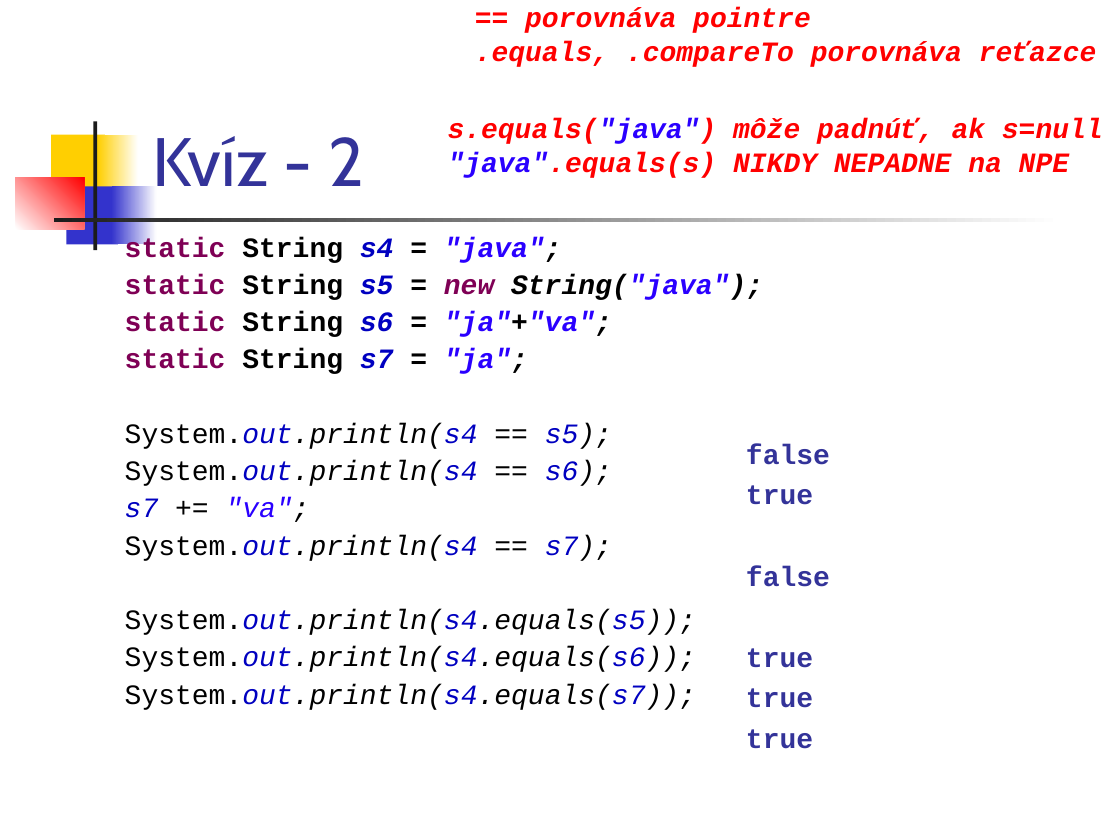
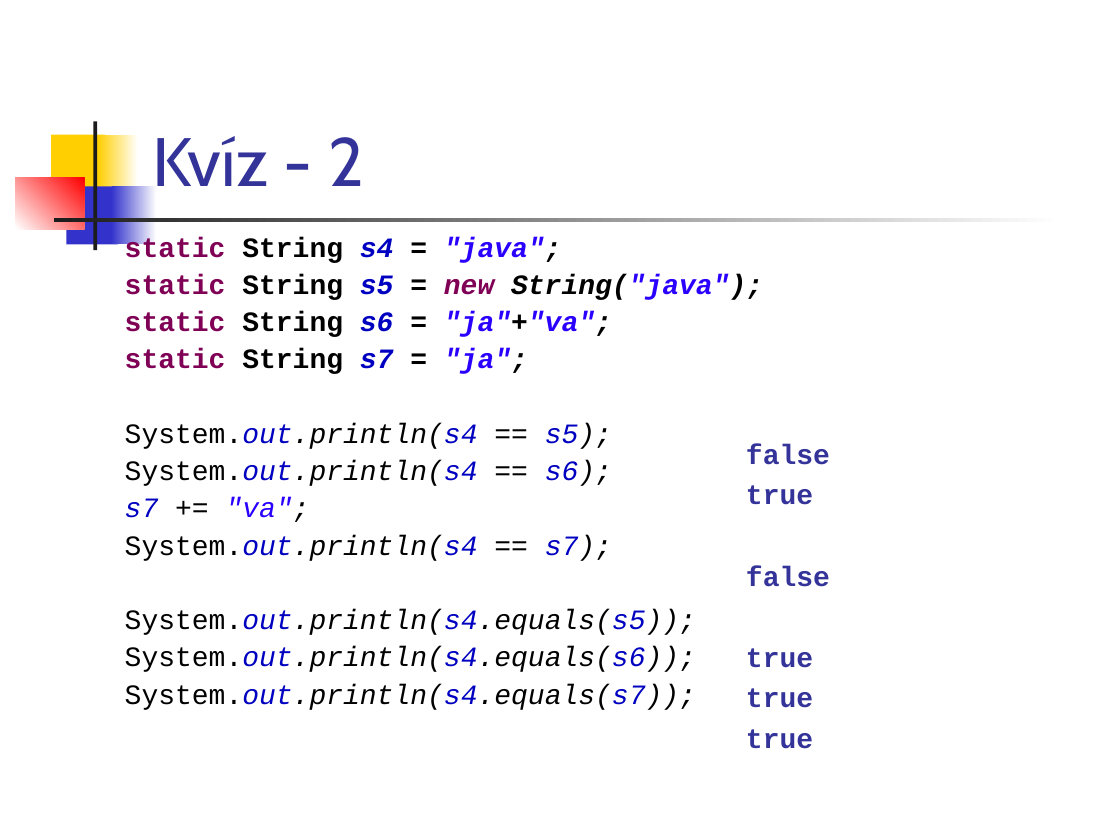
Before and after one commit to Programovanie4/Prednasky, a slide deck: slide 25 of 02/02_java.ppt (slide 18 before the commit). Drawn at 1120x840 pixels with LibreOffice and Linux fonts; fonts in the diff are those of the drawing. Boxes give left, top, right and bottom in pixels: in the first picture for what was removed or moved away, otherwise in the second. Text is boxed around its words. In the diff, an @@ line names an element or a change of style, - is before the commit and + after.

```diff
--- a/02/02_java.ppt
+++ b/02/02_java.ppt
@@ text removed at <box>475,7,1097,67</box> @@
-== porovnáva pointre
-.equals, .compareTo porovnáva reťazce
@@ text removed at <box>448,118,1103,178</box> @@
-s.equals("java") môže padnúť, ak s=null
-"java".equals(s) NIKDY NEPADNE na NPE
```
Also in this commit, not shown: 14 other slides changed, 14 slides added, 2 other files.
